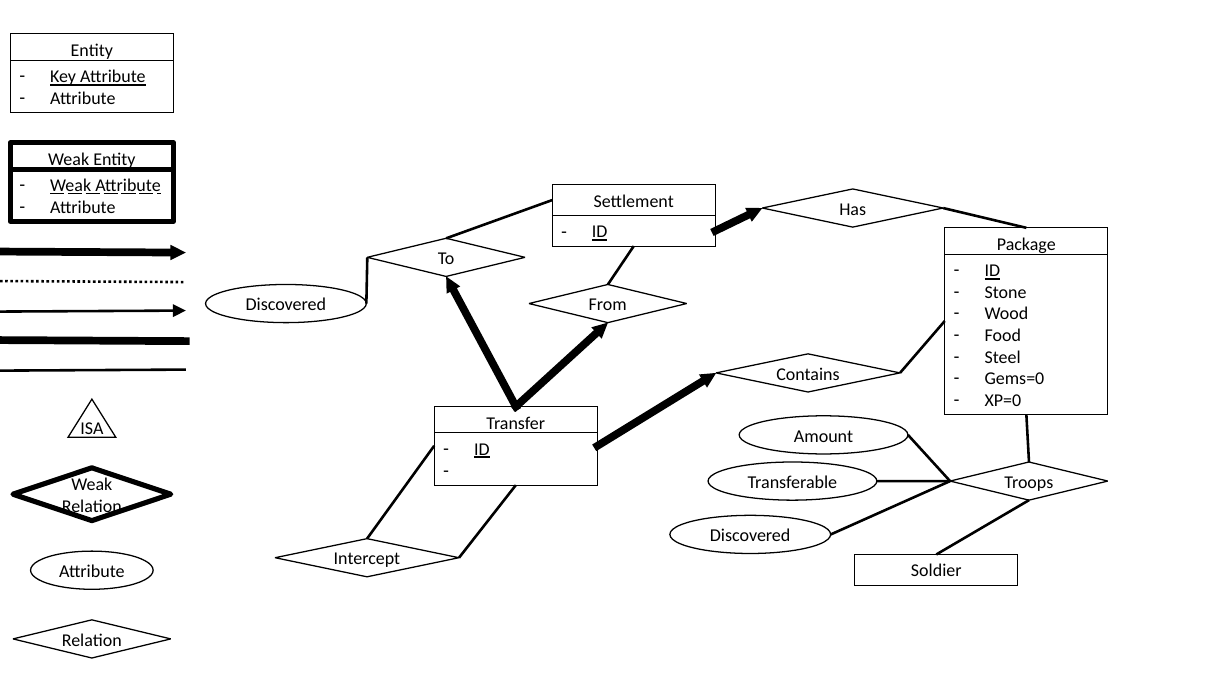
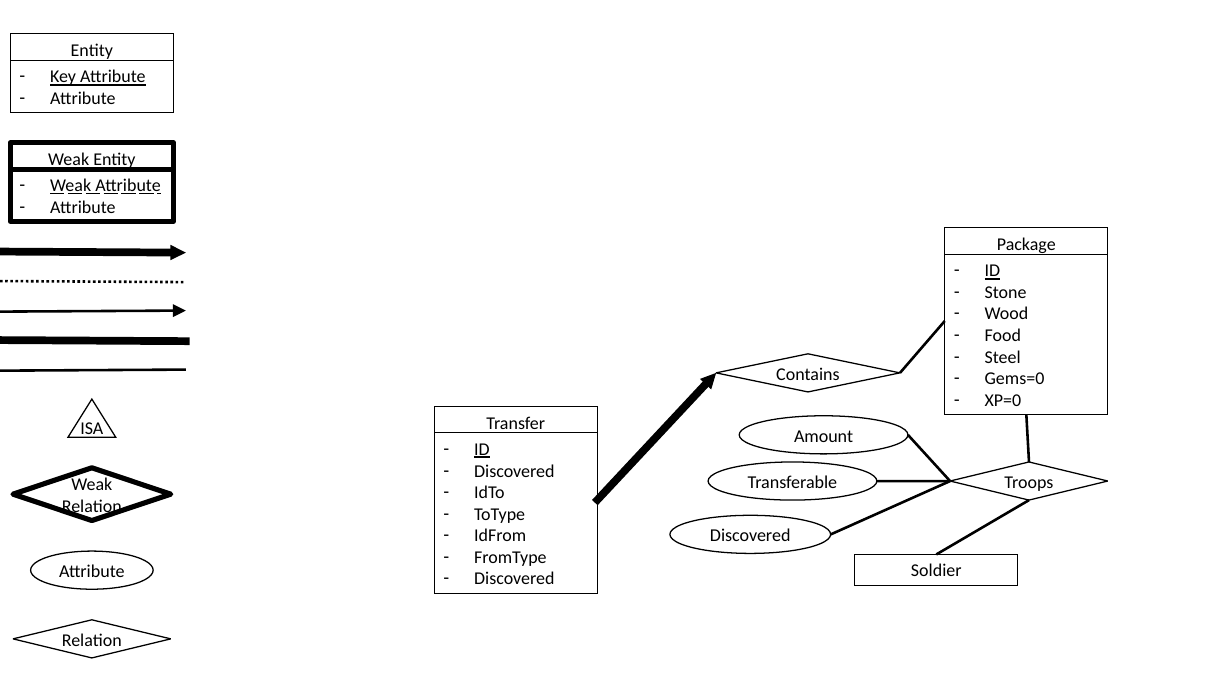
Before and after one commit to JeCheeseSmith/Clash-of-ppdb-s, a slide deck: slide 3 of documentation/database/ER-Diagram.pptx. Drawn at 1232x693 pixels with LibreOffice and Linux fonts; fonts in the diff are those of the drawing; background and template pictures are left out. Boxes give left, top, right and bottom in pixels: in the first picture for what was removed or moved away, otherwise in the second. Text is boxed around its words. In the diff, an @@ line names an element or a change of style, - is before the commit and + after.

```diff
--- a/documentation/database/ER-Diagram.pptx
+++ b/documentation/database/ER-Diagram.pptx
@@ line removed from (553, 201) to (446, 238) @@
@@ rectangle removed at box(552, 185, 715, 215) @@
-Settlement
@@ arrow removed from (715, 231) to (762, 208) @@
@@ diamond removed at box(762, 189, 944, 226) @@
-Has
@@ line removed from (1027, 228) to (944, 208) @@
@@ diamond removed at box(367, 238, 525, 276) @@
-To
@@ rectangle removed at box(552, 215, 715, 246) @@
-– ID
@@ line removed from (368, 258) to (366, 304) @@
@@ line removed from (608, 285) to (634, 246) @@
@@ ellipse removed at box(205, 285, 366, 323) @@
-Discovered
@@ arrow removed from (516, 407) to (446, 276) @@
@@ diamond removed at box(529, 285, 687, 323) @@
-From
@@ arrow removed from (516, 407) to (608, 323) @@
@@ arrow moved from (598, 445) - (716, 373) to (598, 500) - (716, 373) @@
@@ line removed from (434, 445) to (367, 539) @@
@@ rectangle removed at box(434, 433, 598, 485) @@
-– ID
@@ rectangle added at box(434, 433, 598, 593), fill #FFFFFF, outline #000000 0 pt, 14 pt, text #000000 @@
+– ID
+– Discovered
+– IdTo
+– ToType
+– IdFrom
+– FromType
+– Discovered
@@ line removed from (516, 485) to (459, 558) @@
@@ diamond removed at box(275, 539, 459, 577) @@
-Intercept
```
Also in this commit, not shown: 1 other slide changed, 2 other files.
